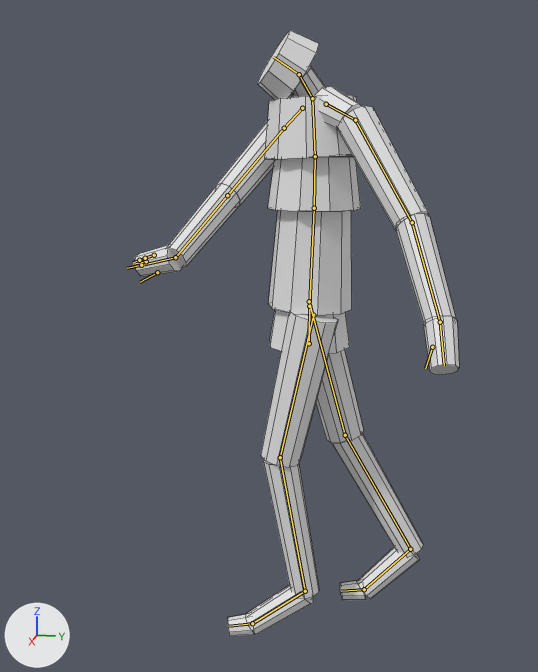
A saved change to the FBX model WhipItUp-Blender/exports/WhipAnim_Body.fbx.
Camera for both pictures: a 50 mm lens placed at (2.245, 0.336, 1.53), pointed at (0.192, -0.075, 1.017). Every picture has the same lights, and +X, +Y and +Z are marked at lower left. The first picture is the older version. Both versions are drawn at frame 12 of the action 'ValheimPlayer|Body_W1_SideFlick'; the numbers are the values there. The bones that change, and the others that lie on the model, are drawn over the model as lines. Mesh edges are drawn as thin lines.

Objects in the first picture: 'BodyProxy'.
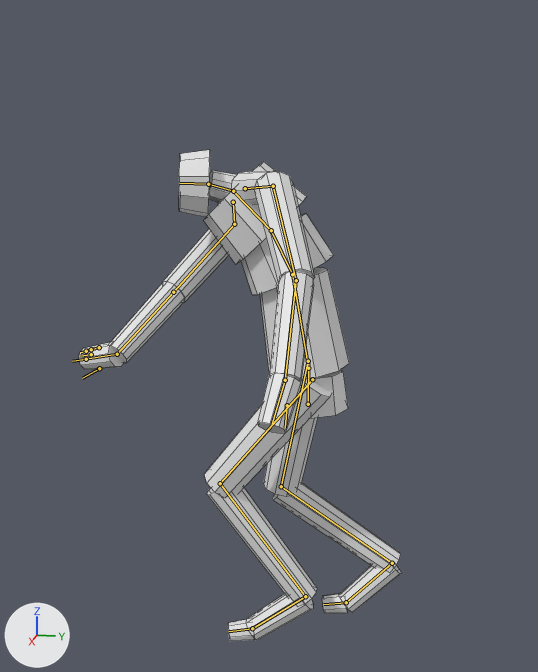
Pixel boxes [x1, y1, x2, y2] of what changed, in the pictures (538 x 672 px):
'BodyProxy', posed (19% shorter): before [135, 30, 459, 636]; after [79, 150, 401, 641]
bone 'Hips', root to tip: before (309, 343) to (309, 299); after (308, 404) to (308, 361)
bone 'Spine', root to tip: before (309, 306) to (314, 208); after (308, 368) to (292, 274)
bone 'Spine1', root to tip: before (314, 208) to (315, 156); after (292, 274) to (271, 230)
bone 'Spine2', root to tip: before (315, 156) to (312, 99); after (271, 230) to (233, 191)
bone 'Head', root to tip: before (299, 74) to (273, 57); after (208, 184) to (179, 183)
bone 'LeftArm', root to tip: before (355, 120) to (412, 222); after (273, 186) to (296, 280)
bone 'LeftForeArm', root to tip: before (412, 222) to (440, 322); after (296, 280) to (285, 380)
bone 'RightArm', root to tip: before (284, 128) to (227, 195); after (234, 224) to (173, 292)
bone 'LeftUpLeg', root to tip: before (313, 315) to (280, 457); after (312, 379) to (220, 483)
bone 'LeftLeg', root to tip: before (280, 457) to (305, 591); after (220, 483) to (305, 596)
bone 'LeftFoot', root to tip: before (305, 591) to (252, 623); after (305, 596) to (252, 628)
bone 'RightUpLeg', root to tip: before (309, 301) to (345, 435); after (308, 361) to (281, 486)
bone 'RightLeg', root to tip: before (345, 435) to (410, 549); after (281, 486) to (392, 563)
bone 'RightFoot', root to tip: before (410, 549) to (364, 589); after (392, 563) to (346, 602)

What the commit changed:
Bone 'Hips' (bone_hips) moves from (0.0, -0.04, 0.0) to (0.0, -0.24, 0.0).
Bone 'Spine' (bone_spine) turns from (3, 7, 0) to (15, 6, 4) degrees about its own x, y and z.
Bone 'Spine1' (bone_spine1) turns from (3, 8, 1) to (17, 7, 6) degrees about its own x, y and z.
Bone 'Spine2' (bone_spine2) turns from (3, 8, 1) to (17, 7, 6) degrees about its own x, y and z.
Bone 'Head' (bone_head) turns from (-5, -8, 12) to (-16, -1, 10) degrees about its own x, y and z.
Bone 'LeftArm' (bone_leftarm) turns from (-63, 31, -39) to (-37, 18, -64) degrees about its own x, y and z.
Bone 'LeftForeArm' (bone_leftforearm) turns from (7, 24, -7) to (14, 21, -6) degrees about its own x, y and z.
Bone 'RightArm' (bone_rightarm) turns from (-44, 40, 81) to (0, 19, 102) degrees about its own x, y and z.
Bone 'LeftUpLeg' (bone_leftupleg) turns from (-16, 0, 3) to (-42, 3, 8) degrees about its own x, y and z.
Bone 'LeftLeg' (bone_leftleg) turns from (22, 1, -4) to (73, 8, -12) degrees about its own x, y and z.
Bone 'LeftFoot' (bone_leftfoot) turns from (-6, -1, 2) to (-31, -1, 10) degrees about its own x, y and z.
Bone 'RightUpLeg' (bone_rightupleg) turns from (12, 0, -3) to (-14, 1, 3) degrees about its own x, y and z.
Bone 'RightLeg' (bone_rightleg) turns from (14, 0, -3) to (65, 6, -13) degrees about its own x, y and z.
Bone 'RightFoot' (bone_rightfoot) turns from (-19, -5, 0) to (-46, -10, 2) degrees about its own x, y and z.
